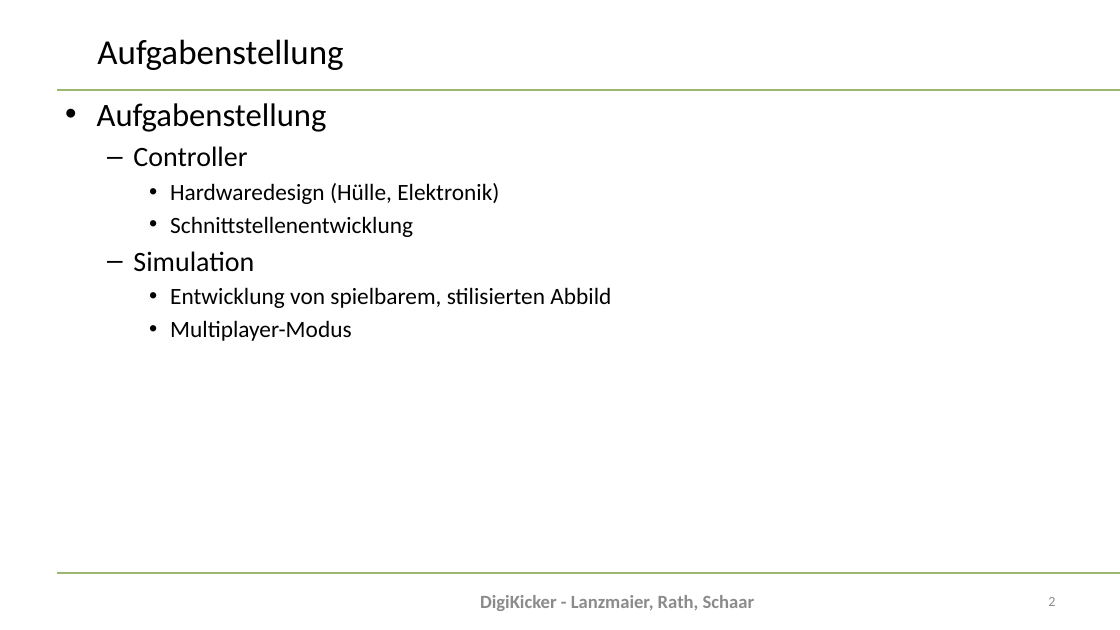
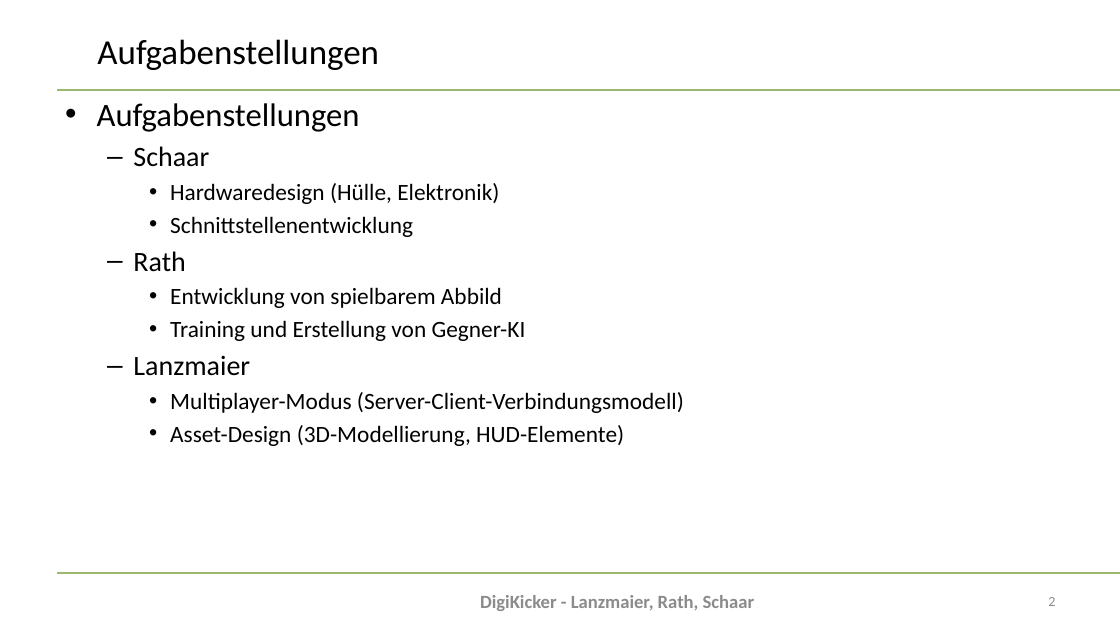
Before and after one commit to kiesewitz/DA-DigiKicker, a slide deck: slide 2 of Diplomarbeit/doc/Presentations/DiplomarbeitZwischenpräsentation/DA-Präsentation2025-Zwischenpräsentation-DigiKicker.pptx. Drawn at 1120x630 pixels with LibreOffice and Linux fonts; fonts in the diff are those of the drawing; background and template pictures are left out. Boxes give left, top, right and bottom in pixels: in the first picture for what was removed or moved away, otherwise in the second. Text is boxed around its words. In the diff, an @@ line names an element or a change of style, - is before the commit and + after.

```diff
--- a/Diplomarbeit/doc/Presentations/DiplomarbeitZwischenpräsentation/DA-Präsentation2025-Zwischenpräsentation-DigiKicker.pptx
+++ b/Diplomarbeit/doc/Presentations/DiplomarbeitZwischenpräsentation/DA-Präsentation2025-Zwischenpräsentation-DigiKicker.pptx
@@ title at (97, 39, 379, 70): text changed @@
-Aufgabenstellung
+Aufgabenstellungen
@@ text at (97, 103, 360, 167): text changed @@
-• Aufgabenstellung
-  – Controller
+• Aufgabenstellungen
+  – Schaar
@@ text at (133, 251, 684, 446): text changed @@
-  – Simulation
-    • Entwicklung von spielbarem, stilisierten Abbild
-    • Multiplayer-Modus
+  – Rath
+    • Entwicklung von spielbarem Abbild
+    • Training und Erstellung von Gegner-KI
+  – Lanzmaier
+    • Multiplayer-Modus (Server-Client-Verbindungsmodell)
+    • Asset-Design (3D-Modellierung, HUD-Elemente)
```
Also in this commit, not shown: 3 other slides changed, 2 slides added, 7 other files.
